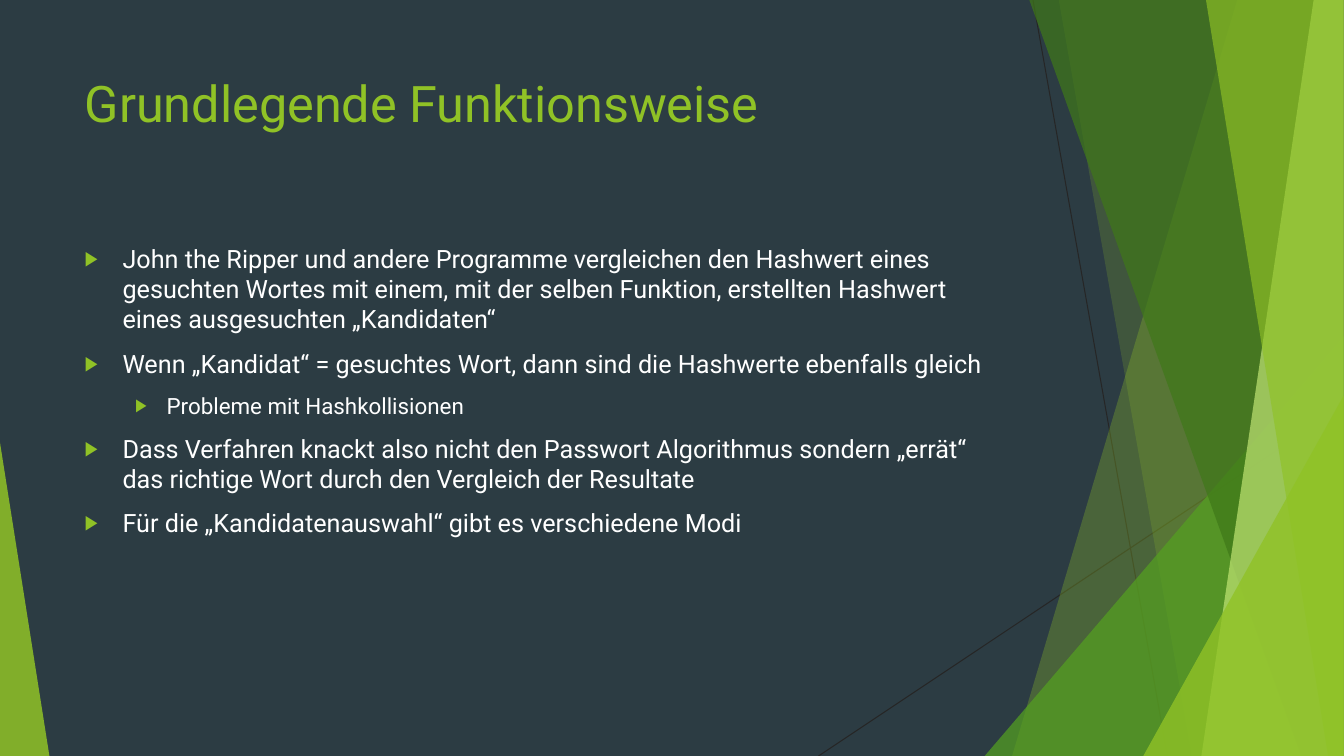
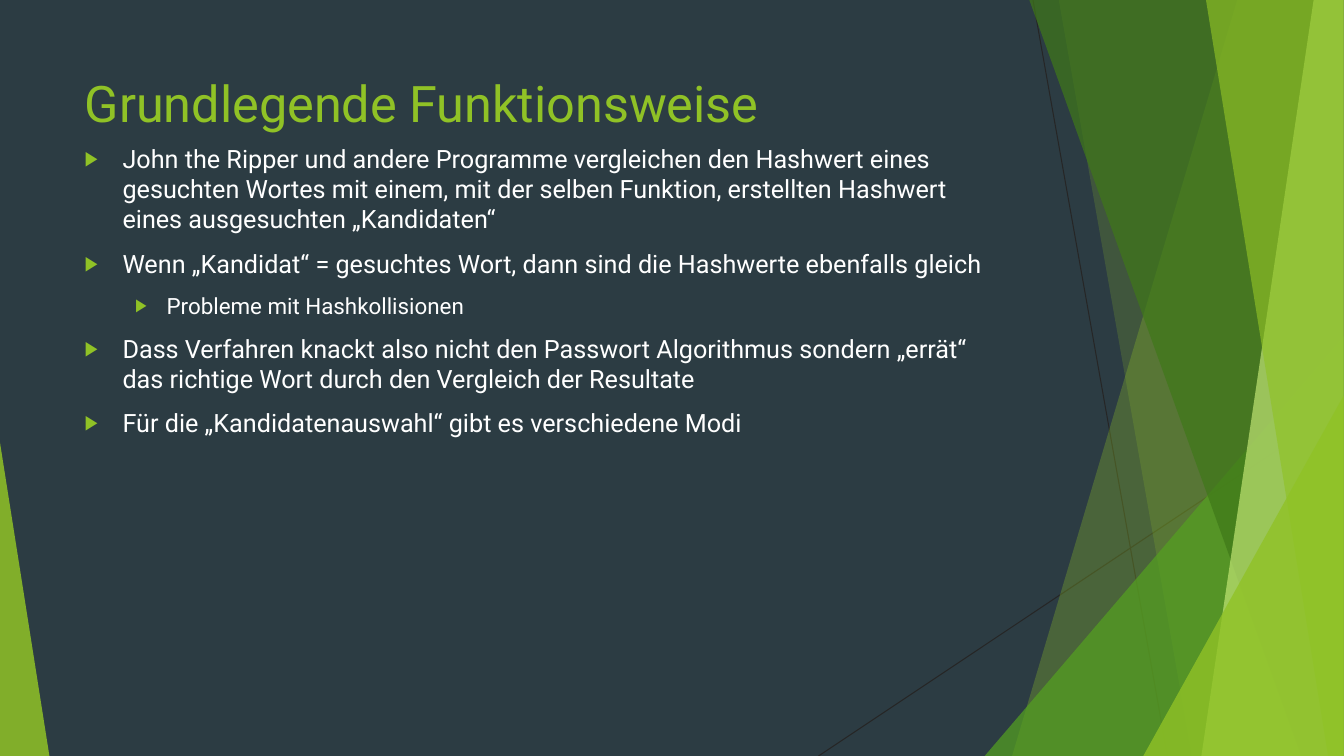
Before and after one commit to StefanSchuck/JohnTheRipperVortrag, a slide deck: slide 7 of Vortrag.pptx (slide 6 before the commit). Drawn at 1344x756 pixels with LibreOffice and Linux fonts; fonts in the diff are those of the drawing. Boxes give left, top, right and bottom in pixels: in the first picture for what was removed or moved away, otherwise in the second. Text is boxed around its words. In the diff, an @@ line names an element or a change of style, - is before the commit and + after.

```diff
--- a/Vortrag.pptx
+++ b/Vortrag.pptx
@@ text "John the Ripper und andere ...": place and size @@
-text "John the Ripper und andere ..." at (123,249,981,538)
+text "John the Ripper und andere ..." at (123,149,981,438)
```
Also in this commit, not shown: 8 other slides changed, 3 slides added, 5 slides removed.
